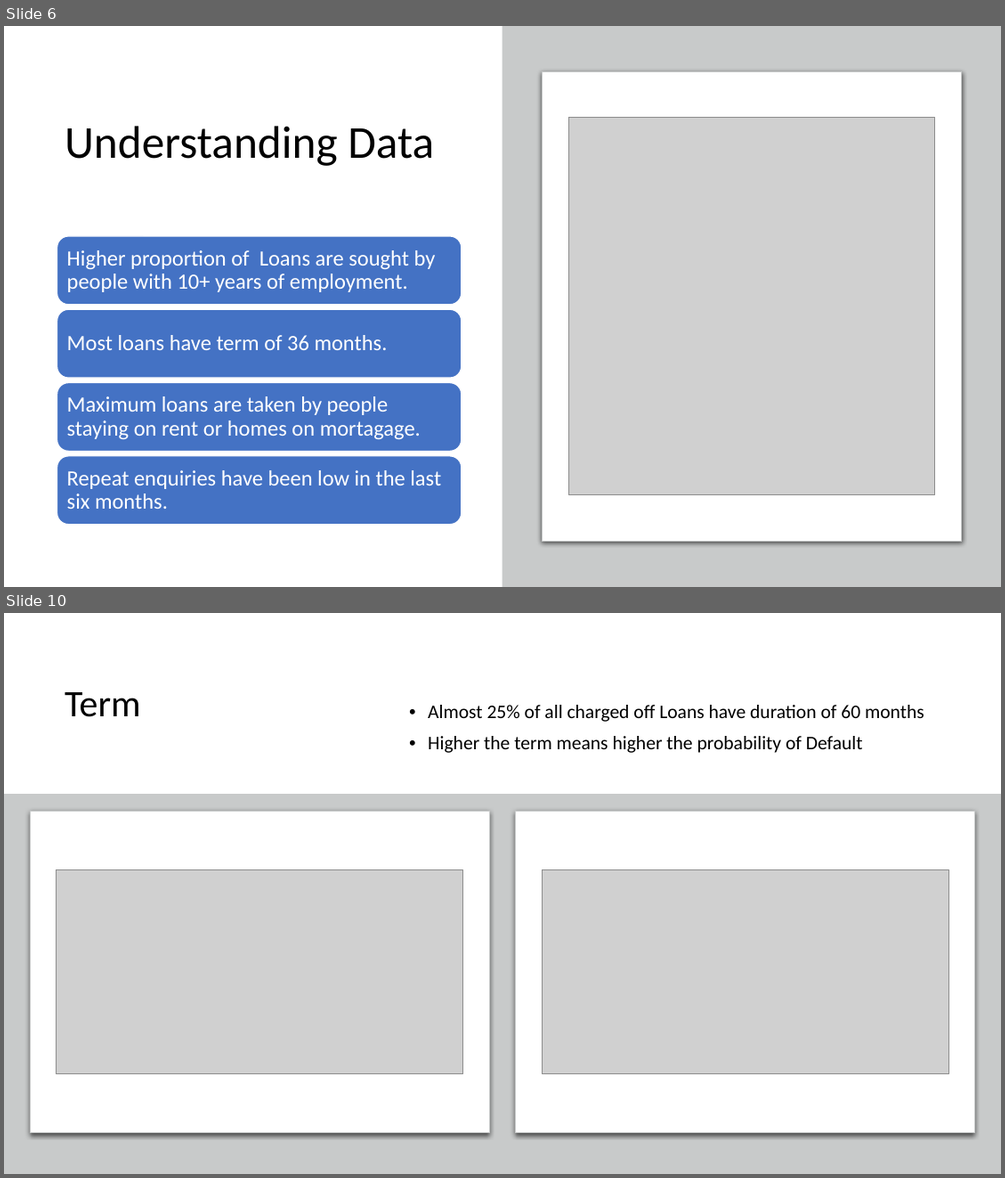
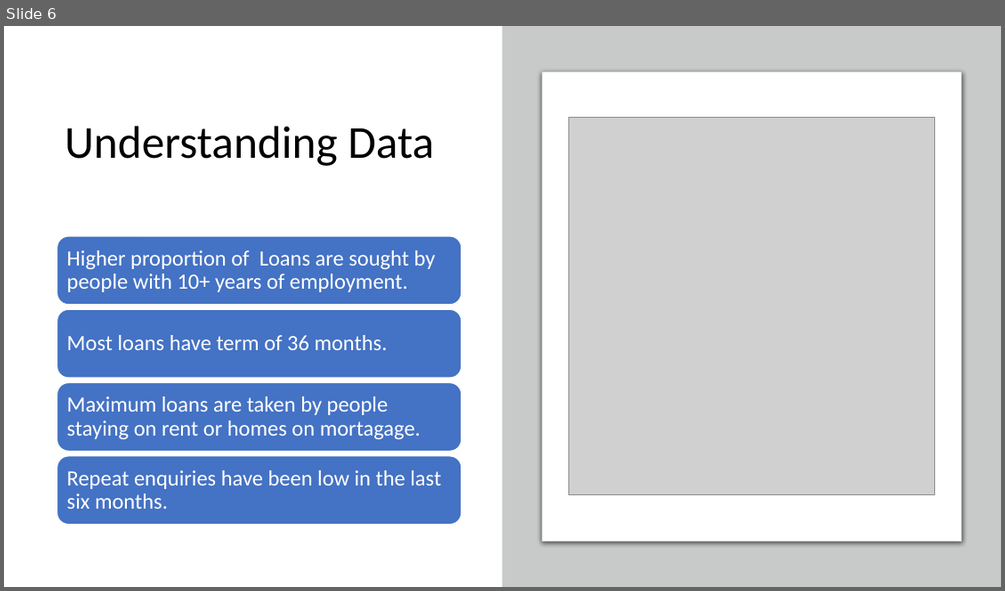
Before and after one commit to rramchan12/Lending-Club-EDA-CaseStudy, a slide deck: LendingClubCaseStudy.pptx. Shown one above the other, each under a label of ours: slides 6 and 10 before the commit, slide 6 after it; the slides between them are not shown. The pictures are 1005x1178 and 1005x591 pixels, drawn with LibreOffice and Linux fonts; fonts in the diff are those of the drawing; grey boxes stand for pictures; background and template pictures are left out. Boxes give left, top, right and bottom in pixels: in the first picture for what was removed or moved away, otherwise in the second. Text is boxed around its words. In the diff, an @@ line names an element or a change of style, - is before the commit and + after.

```diff
--- a/LendingClubCaseStudy.pptx
+++ b/LendingClubCaseStudy.pptx
@@ slide 10 removed at box(4, 613, 1001, 1174), background #FFFFFF @@
@@ title removed at box(65, 692, 141, 717) @@
-Term
@@ text removed at box(428, 705, 924, 753) @@
-• Almost 25% of all charged off Loans have duration of 60 months
-• Higher the term means higher the probability of Default
@@ rectangle removed at box(4, 794, 1001, 1174) @@
@@ rounded rectangle removed at box(30, 811, 489, 1133) @@
@@ rounded rectangle removed at box(516, 811, 975, 1133) @@
@@ picture removed at box(57, 870, 463, 1074) @@
@@ picture removed at box(542, 870, 948, 1074) @@
```
Also in this commit, not shown: 12 slides changed, 1 slide added, 6 other slides removed, 3 other files.
